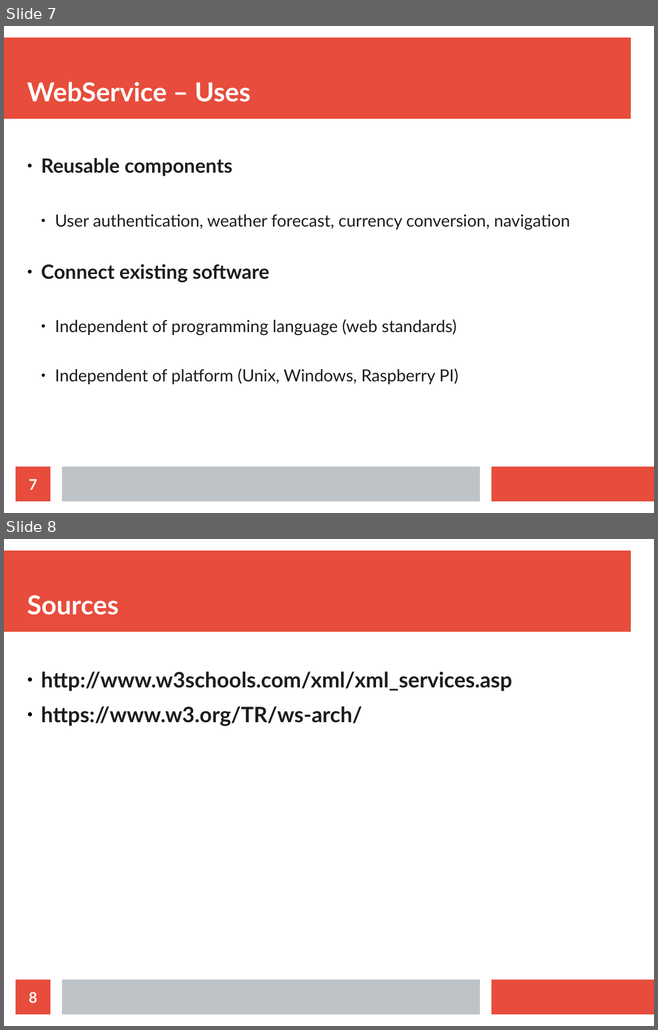
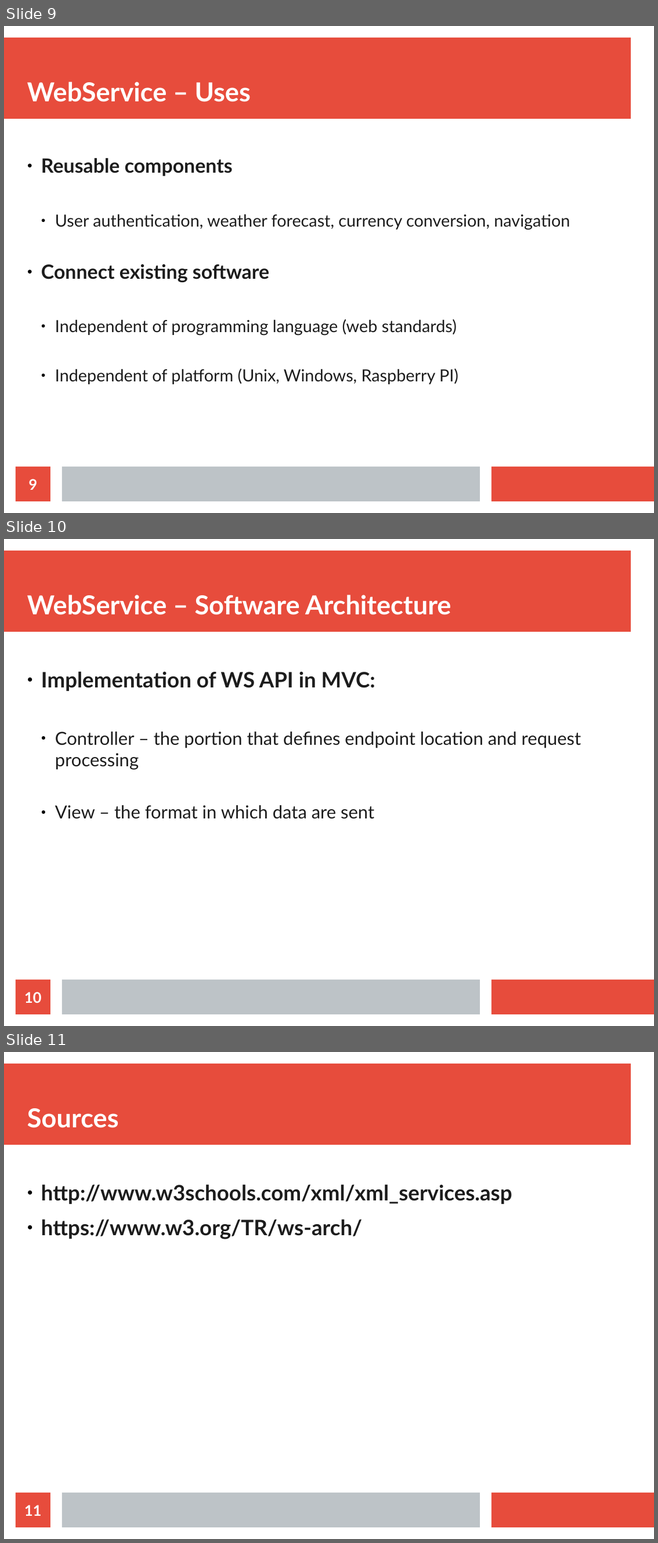
Before and after one commit to maxotta/pia-labs, a slide deck: lectures/ws_wsockets/ws_wsockets.odp. Shown one above the other, each under a label of ours: slides 7 and 8 before the commit, slides 9, 10 and 11 after it. The pictures are 658x1030 and 658x1543 pixels, drawn with LibreOffice and Linux fonts; fonts in the diff are those of the drawing. Boxes give left, top, right and bottom in pixels: in the first picture for what was removed or moved away, otherwise in the second. Text is boxed around its words. In the diff, an @@ line names an element or a change of style, - is before the commit and + after.

```diff
--- a/lectures/ws_wsockets/ws_wsockets.odp
+++ b/lectures/ws_wsockets/ws_wsockets.odp
@@ slide 10 added at (4,539,654,1026), background #FFFFFF; not listed: 3 template elements that a slide beside it also shows @@
@@ title added at (27,595,451,615), 32 pt, text #FFFFFF, bold @@
+WebService – Software Architecture
@@ text added at (41,671,581,819), 22 pt, text #1C1C1C @@
+● Implementation of WS API in MVC:
+  ● Controller – the portion that defines endpoint location and request processing
+  ● View – the format in which data are sent
@@ page number added at (16,980,50,1015), fill #E74C3C, 18 pt, text #FFFFFF, bold @@
+10
@@ what was slide 7 is now slide 9 @@
@@ page number at (29,479,38,490): text changed @@
-7
+9
@@ what was slide 8 is now slide 11 @@
@@ page number at (24,1505,41,1516): text changed @@
-8
+11
```
Also in this commit, not shown: 2 other slides added, 3 other files.
